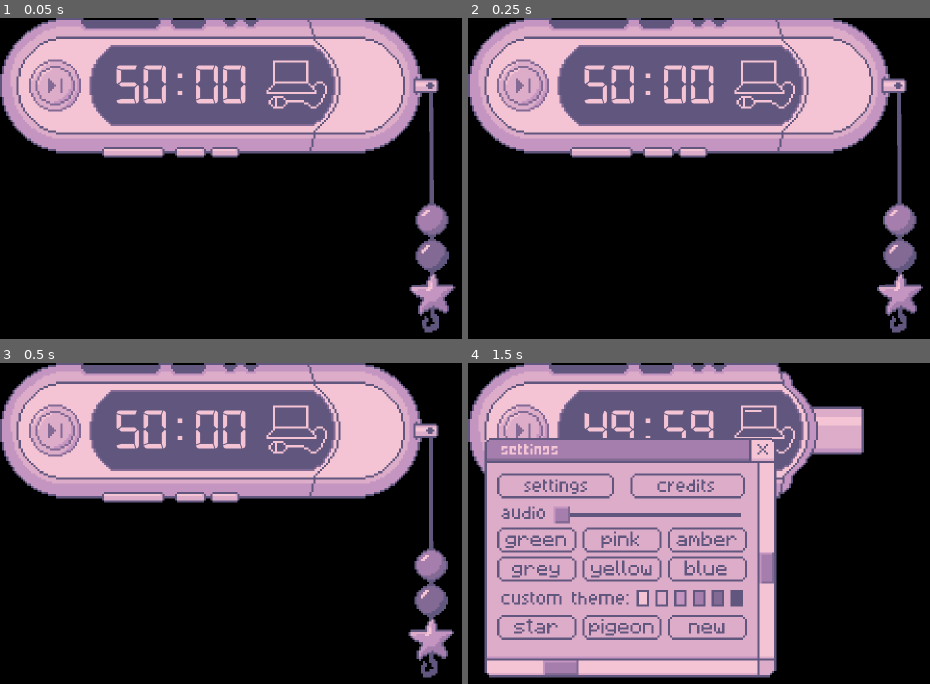
Above: before the commit, frames 1-4 (two rows, left to right).
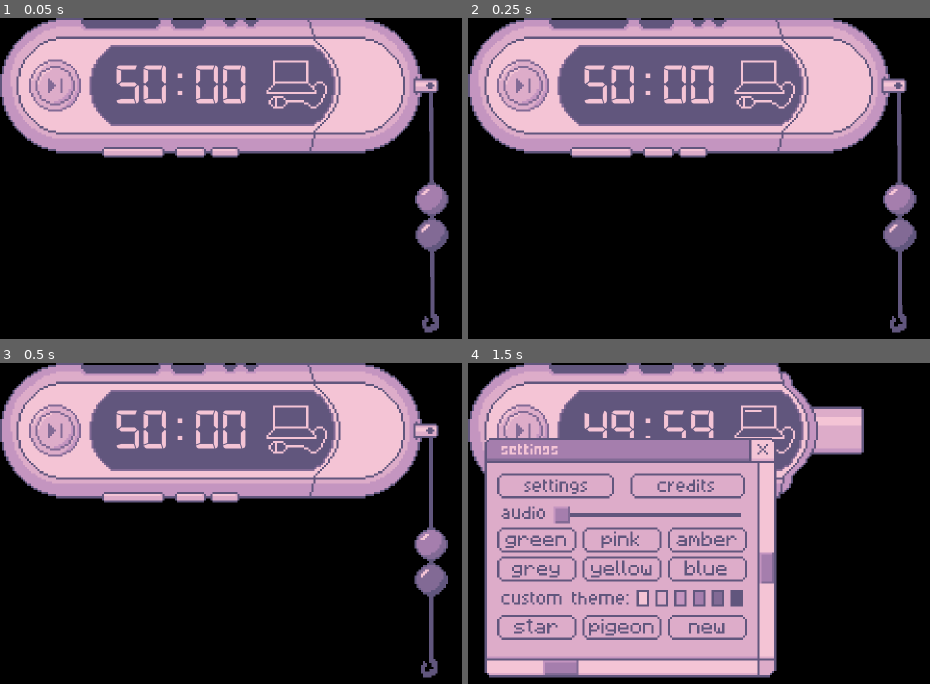
Above: after the commit, the same moments.

Repository: rota-fortunae/mp3-pomodoro
Game: Godot game, scene res://main.tscn
The game is run twice, just before and just after one commit, with the same random seed, the same clock (stepped at 60 frames per second) and the same inputs.
Inputs (mouse positions are in pixels of both pictures, inside the frame that each line leads up to):
- Up to frame 1 (0.05 s): no input
- Up to frame 2 (0.25 s): no input
- Up to frame 3 (0.5 s): no input
- Up to frame 4 (1.5 s): click (523, 430) at 0.5 s; click (837, 430) at 1.25 s

The runs differ from the first frame. In frame 1, 2.3% of the frame differs, in the area x 88-99%, y 51-93%; in frame 2, 2.3%; in frame 3, 2.3%; in frame 4, nothing differs.

Commit message:
AHHHH IT WORKS
IM SO HAPPY IM SP HAPPY ASDFLKAHSDF

Diff:
--- a/main.tscn
+++ b/main.tscn
@@ -8,7 +8,7 @@
 [ext_resource type="Texture2D" uid="uid://7mw4quokacc" path="res://assets/button_pressed.png" id="4_lquwl"]
 [ext_resource type="Script" uid="uid://nxwgn6svru8q" path="res://charm_swing.gd" id="5_272bh"]
 [ext_resource type="BitMap" uid="uid://bt0ois64521xf" path="res://assets/button_bitmap.png" id="5_lquwl"]
-[ext_resource type="Texture2D" uid="uid://bjm3qdtqussm7" path="res://assets/charm.png" id="6_074og"]
+[ext_resource type="Texture2D" uid="uid://c05l6pu01fq4y" path="res://assets/blank_charm.png" id="6_cegan"]
 [ext_resource type="BitMap" uid="uid://dwl5ec7jpd6w5" path="res://assets/cap_bitmask.png" id="6_ycdy4"]
 [ext_resource type="Texture2D" uid="uid://cyw7ljijy0wpu" path="res://assets/blank_imagecharm.png" id="7_cegan"]
 [ext_resource type="FontFile" uid="uid://obww1jk45dny" path="res://assets/digital-7 (mono).ttf" id="8_5vw27"]
@@ -155,10 +155,10 @@
 material = ExtResource("3_vivmo")
 position = Vector2(37.000004, -13.000002)
 rotation = -0.65927607
-texture = ExtResource("6_074og")
+texture = ExtResource("6_cegan")
 
 [node name="CustomCharm" type="Sprite2D" parent="Cap/Charm/CharmSprite" unique_id=403916242]
-position = Vector2(0.43022797, 39.873096)
+position = Vector2(0.45097005, 36.873165)
 texture = ExtResource("7_cegan")
 
 [node name="CollisionShape2D" type="CollisionShape2D" parent="Cap/Charm" unique_id=978954045]
--- a/settings_menu_script.gd
+++ b/settings_menu_script.gd
@@ -134,10 +134,16 @@
 
 func _on_file_dialog_file_selected(path: String) -> void:
 	print(path)
+
 	var customCharm: Sprite2D= $"../../Charm/CharmSprite/CustomCharm"
 	#print(DirAccess.copy_absolute(path,"res://assets/user_input_charm."+path.get_extension()))
-	customCharm.texture=load(path)
-	var charmTextu = load(path)
-	customCharm.scale=Vector2(22/charmTextu.get_width(), 22/charmTextu.get_height())
+
+
+	var imageClass = Image.load_from_file(path)
+	var charmTextu = ImageTexture.create_from_image(imageClass)
+
+	customCharm.texture=charmTextu
+
+	customCharm.scale=Vector2(35.0/charmTextu.get_height(), 35.0/charmTextu.get_height())
 	#$"../../Charm/CharmSprite".visible=true
 	customCharm.visible=true
Binary file changed: assets/blank_charm.png
